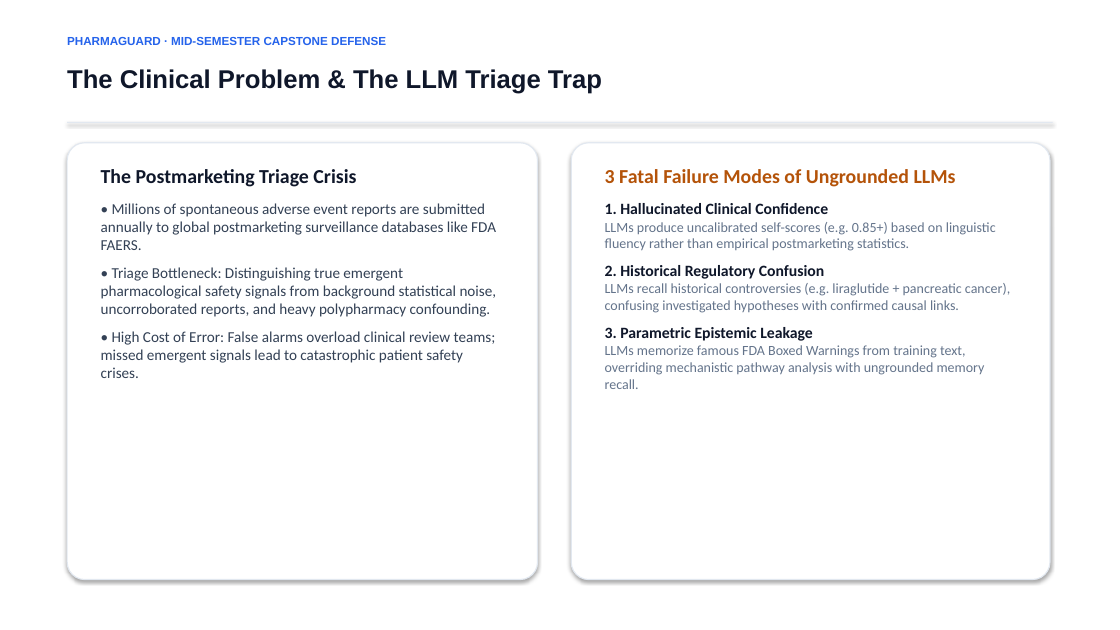
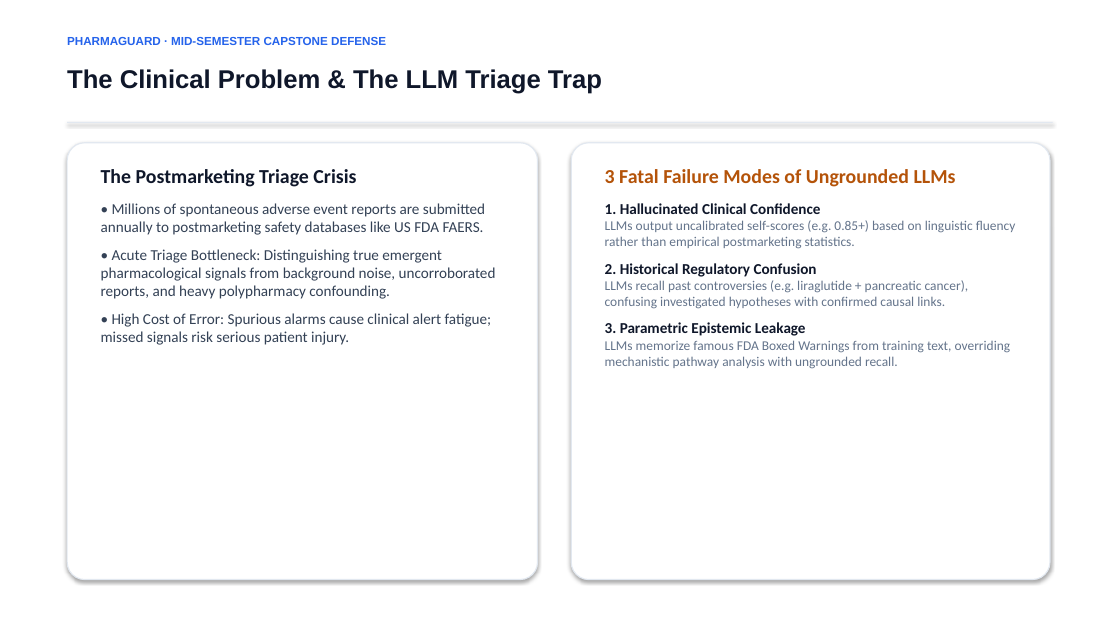
Before and after one commit to Krishna200608/PharmaGuard, a slide deck: slide 2 of docs/presentation/PharmaGuard_Midsem_Defense.pptx. Drawn at 1120x630 pixels with LibreOffice and Linux fonts; fonts in the diff are those of the drawing. Boxes give left, top, right and bottom in pixels: in the first picture for what was removed or moved away, otherwise in the second. Text is boxed around its words. In the diff, an @@ line names an element or a change of style, - is before the commit and + after.

```diff
--- a/docs/presentation/PharmaGuard_Midsem_Defense.pptx
+++ b/docs/presentation/PharmaGuard_Midsem_Defense.pptx
@@ text at [101, 203, 496, 345]: text changed @@
-• Millions of spontaneous adverse event reports are submitted annually to global postmarketing surveillance databases like FDA FAERS.
-• Triage Bottleneck: Distinguishing true emergent pharmacological safety signals from background statistical noise, uncorroborated reports, and heavy polypharmacy confounding.
-• High Cost of Error: False alarms overload clinical review teams; missed emergent signals lead to catastrophic patient safety crises.
+• Millions of spontaneous adverse event reports are submitted annually to postmarketing safety databases like US FDA FAERS.
+• Acute Triage Bottleneck: Distinguishing true emergent pharmacological signals from background noise, uncorroborated reports, and heavy polypharmacy confounding.
+• High Cost of Error: Spurious alarms cause clinical alert fatigue; missed signals risk serious patient injury.
@@ text at [605, 203, 820, 336]: size 13.5 to 13 pt in "1. Hallucinated Clinical Confidence", "2. Historical Regulatory Confusion", "3. Parametric Epistemic Leakage" @@
@@ text at [605, 220, 1016, 249]: text changed; size 12 to 11.5 pt @@
-LLMs produce uncalibrated self-scores (e.g. 0.85+) based on linguistic fluency rather than empirical postmarketing statistics.
+LLMs output uncalibrated self-scores (e.g. 0.85+) based on linguistic fluency rather than empirical postmarketing statistics.
@@ text at [605, 280, 969, 309]: text changed; size 12 to 11.5 pt @@
-LLMs recall historical controversies (e.g. liraglutide + pancreatic cancer), confusing investigated hypotheses with confirmed causal links.
+LLMs recall past controversies (e.g. liraglutide + pancreatic cancer), confusing investigated hypotheses with confirmed causal links.
@@ text at [605, 340, 1011, 368]: text changed; size 12 to 11.5 pt @@
-LLMs memorize famous FDA Boxed Warnings from training text, overriding mechanistic pathway analysis with ungrounded memory recall.
+LLMs memorize famous FDA Boxed Warnings from training text, overriding mechanistic pathway analysis with ungrounded recall.
```
Also in this commit, not shown: 1 slide added, 5 other files.
